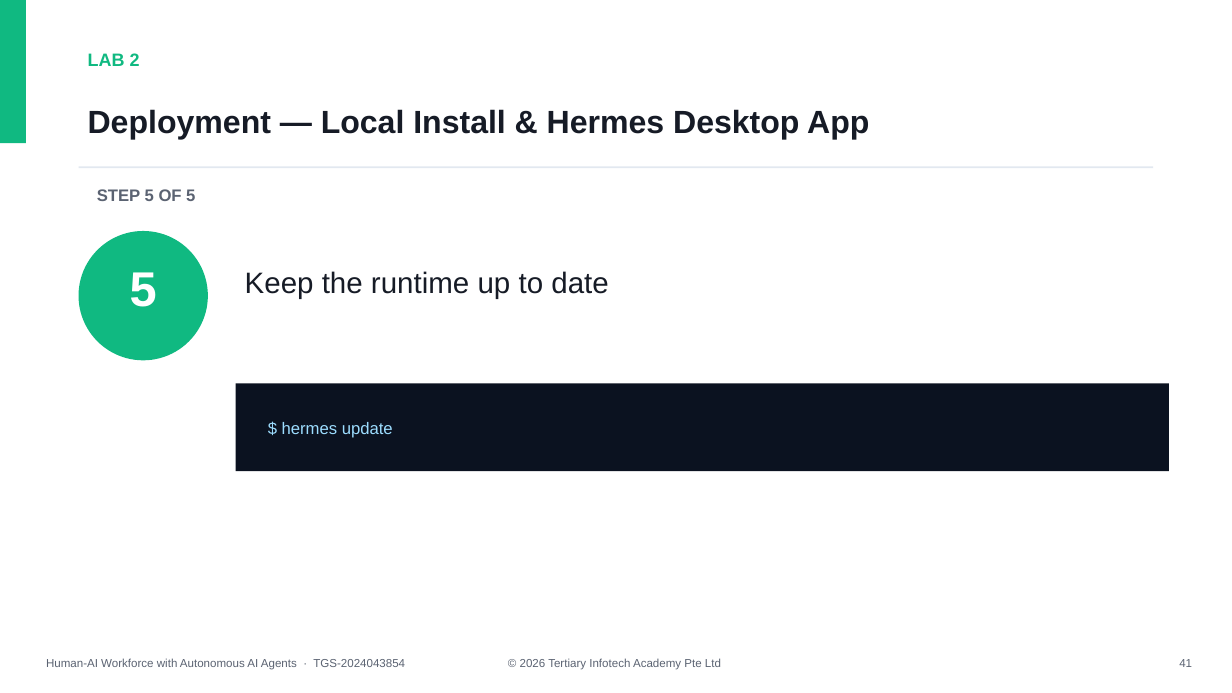
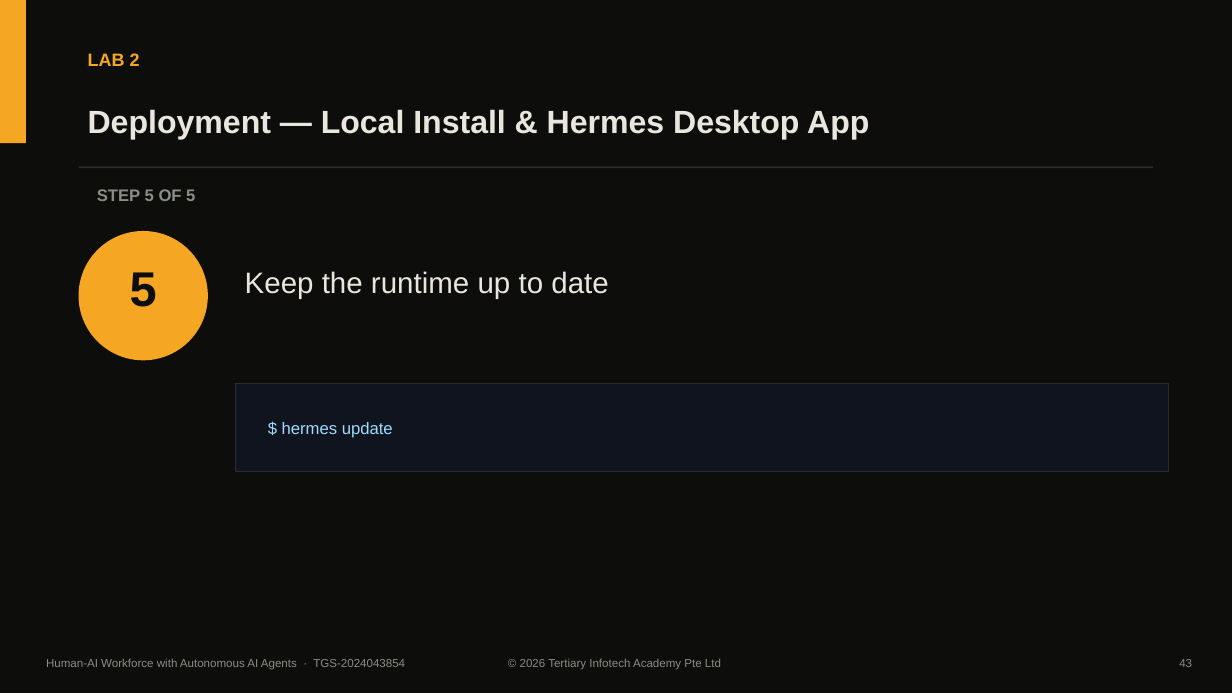
Before and after one commit to tertiarycourses/TGS-2024043854-Build-a-Human-AI-Workforce-with-Autonomous-AI-Agents, a slide deck: slide 44 of courseware/Human-AI Workforce with Autonomous AI Agents-v1.3.pptx (slide 42 before the commit). Drawn at 1232x693 pixels with LibreOffice and Linux fonts; fonts in the diff are those of the drawing. Boxes give left, top, right and bottom in pixels: in the first picture for what was removed or moved away, otherwise in the second. Text is boxed around its words. In the diff, an @@ line names an element or a change of style, - is before the commit and + after.

```diff
--- a/courseware/Human-AI Workforce with Autonomous AI Agents-v1.3.pptx
+++ b/courseware/Human-AI Workforce with Autonomous AI Agents-v1.3.pptx
@@ rectangle at box(0, 0, 26, 143): fill #10B981 to #F5A623 @@
@@ rectangle added at box(0, 0, 1232, 693), fill #0D0E0B @@
@@ text "LAB 2" at box(88, 53, 140, 66): text colour #10B981 to #F5A623 @@
@@ text "Deployment — Local Install & ..." at box(88, 109, 869, 140): text colour #161B26 to #E8E6DD @@
@@ rectangle at box(79, 166, 1153, 168): fill #E2E8F0 to #2A2C28 @@
@@ ellipse at box(79, 231, 208, 360): fill #10B981 to #F5A623 @@
@@ text "Keep the runtime up to ..." at box(245, 271, 608, 299): text colour #161B26 to #E8E6DD @@
@@ text "5" at box(130, 272, 157, 307): text colour #FFFFFF to #0D0E0B @@
@@ rectangle at box(236, 384, 1169, 471): fill #0B1220 to #10141E; outline none to #2A2C28 1 pt @@
@@ text colour #5B6372 to #8A8D86 in 3 elements at box(97, 189, 195, 201), box(46, 658, 405, 670), box(520, 658, 721, 670) @@
@@ text at box(1179, 659, 1192, 667): text changed; text colour #5B6372 to #8A8D86 @@
-41
+43
```
Also in this commit, not shown: 255 other slides changed, 2 slides added, 9 other files.
